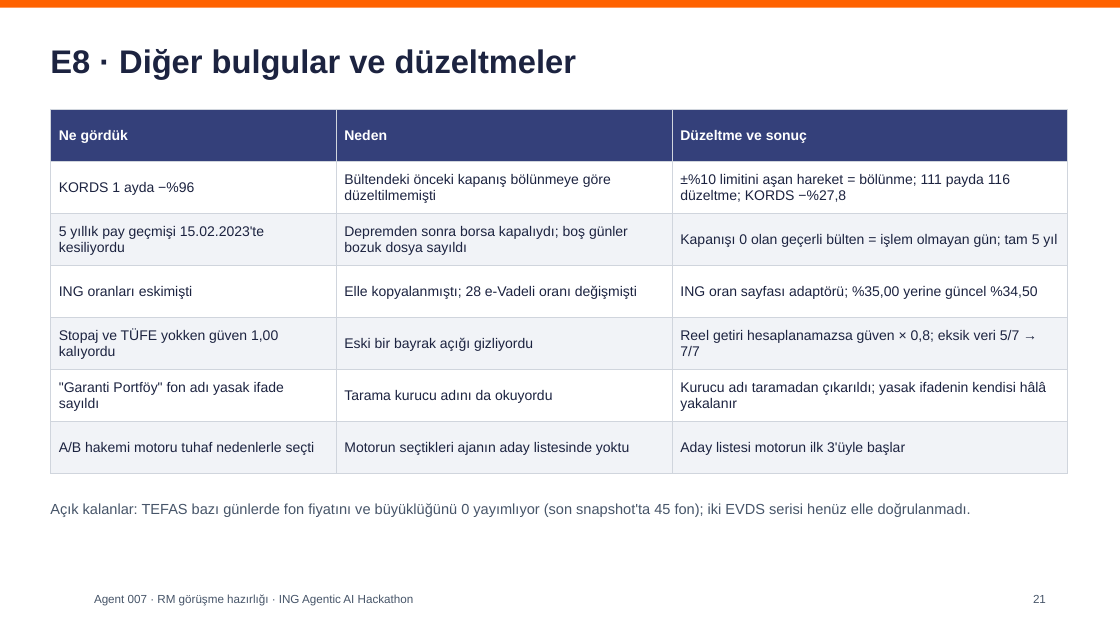
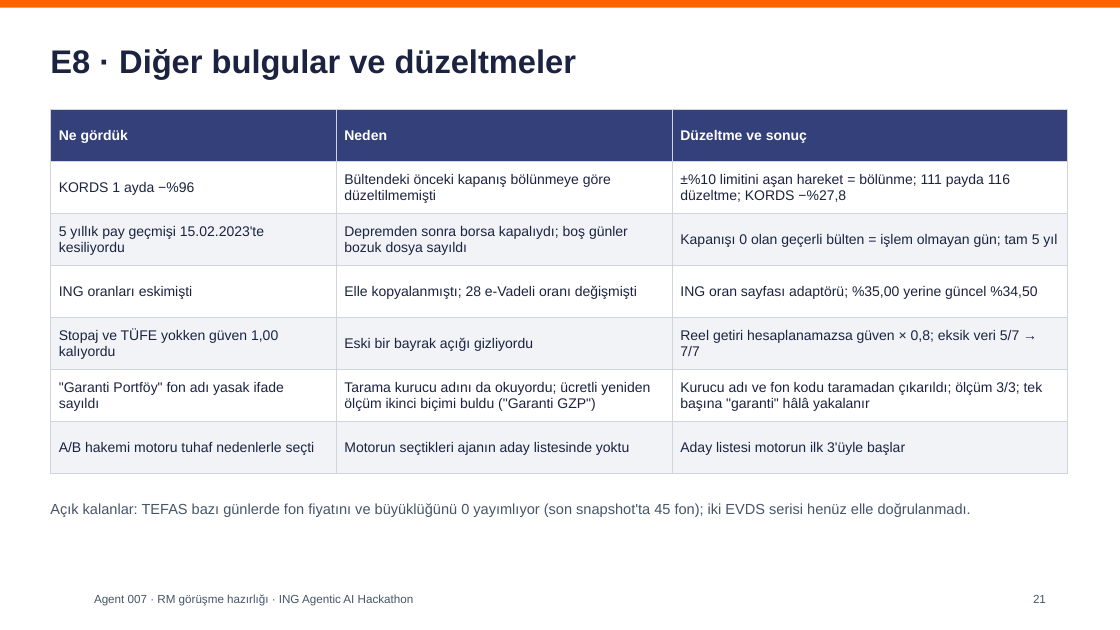
Before and after one commit to ArdahanDogru/ing-hackathon-rm-prep, a slide deck: slide 21 of docs/teslim/sunum/07-sunum.pptx. Drawn at 1120x630 pixels with LibreOffice and Linux fonts; fonts in the diff are those of the drawing; background and template pictures are left out. Boxes give left, top, right and bottom in pixels: in the first picture for what was removed or moved away, otherwise in the second. Text is boxed around its words. In the diff, an @@ line names an element or a change of style, - is before the commit and + after.

```diff
--- a/docs/teslim/sunum/07-sunum.pptx
+++ b/docs/teslim/sunum/07-sunum.pptx
@@ table at [50, 109, 1067, 459] @@
@@ row 6, column 2: "Tarama kurucu adını da okuyordu" to "Tarama kurucu adını da okuyordu; ücretli yeniden ölçüm ikinci biçimi buldu ("Garanti GZP")" @@
@@ row 6, column 3: "Kurucu adı taramadan çıkarıldı; yasak ifadenin kendisi hâlâ yakalanır" to "Kurucu adı ve fon kodu taramadan çıkarıldı; ölçüm 3/3; tek başına "garanti" hâlâ yakalanır" @@
```
Also in this commit, not shown: 2 other slides changed, 10 other files.
